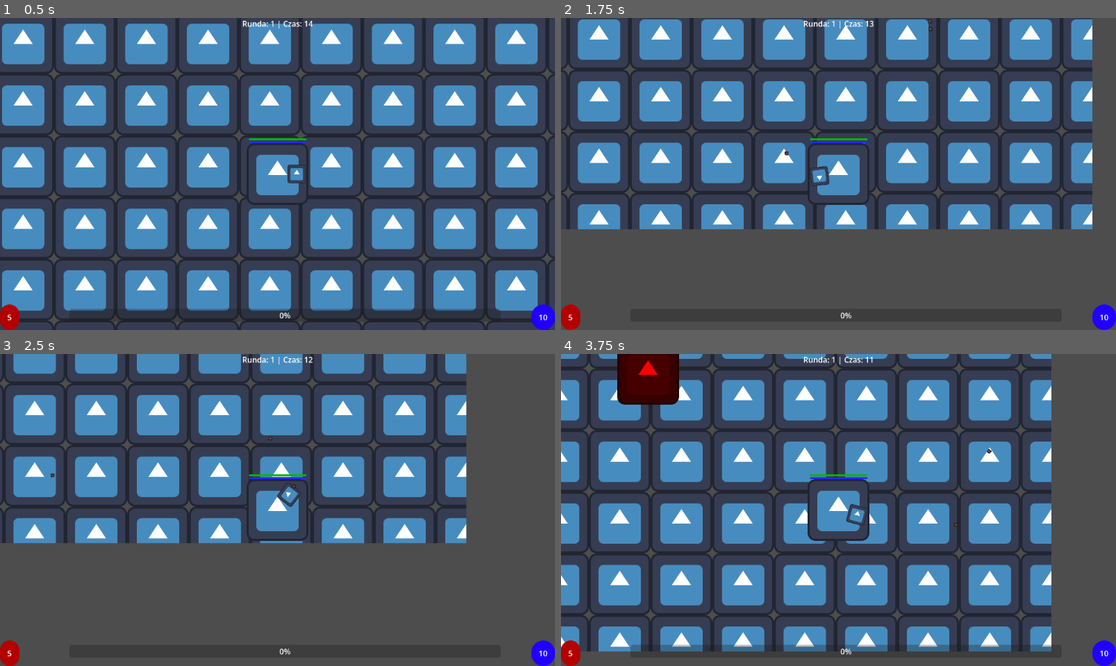
Above: before the commit, frames 1-4 (two rows, left to right).
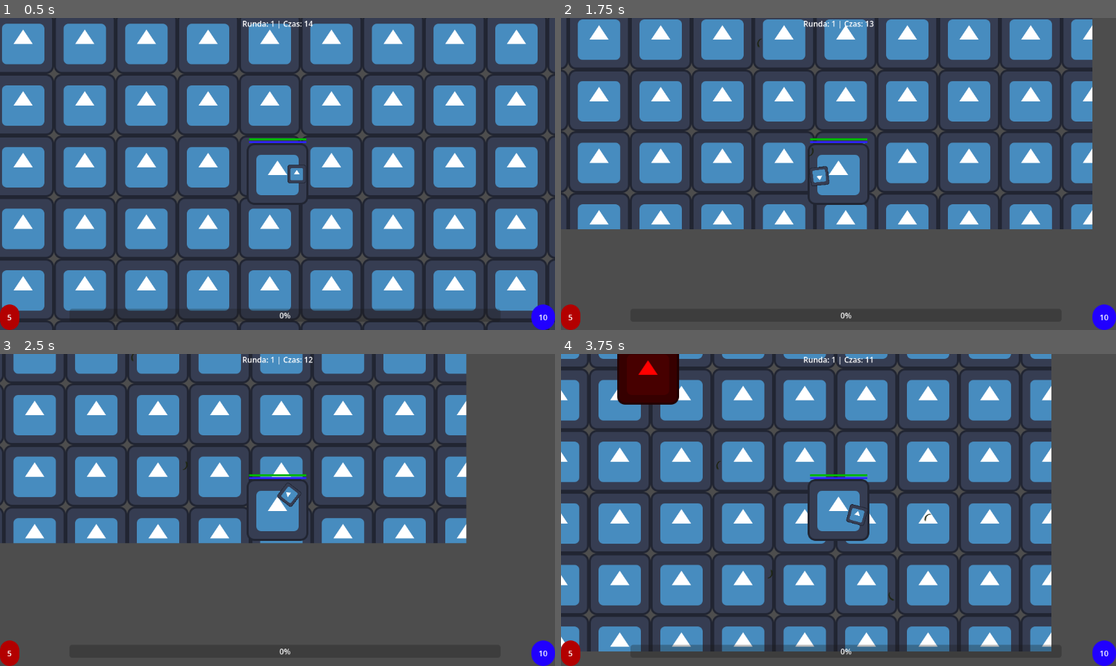
Above: after the commit, the same moments.

Repository: KuSorakai/licegra
Game: Godot game, scene res://Levels/world.tscn
The game is run twice, just before and just after one commit, with the same random seed, the same clock (stepped at 60 frames per second) and the same inputs. The engine's default icon, where the game draws it, is replaced by a stand-in: a white triangle on a blue panel in a dark square.
Inputs (mouse positions are in pixels of both pictures, inside the frame that each line leads up to):
- Up to frame 1 (0.5 s): no input
- Up to frame 2 (1.75 s): tap Enter at 0.5 s; move the mouse to (960, 158) at 0.52 s; press the mouse at (960, 158) at 0.53 s; hold D (move_right) 0.53-1.28 s; move the mouse to (727, 189) at 1.27 s; release the mouse at (727, 189) at 1.28 s; hold S (move_down) from 1.28 s (still down); tap Space (dash) at 1.35 s; click (727, 189) at 1.55 s
- Up to frame 3 (2.5 s): move the mouse to (333, 441) at 2.02 s; release S (move_down) at 2.03 s; press the mouse at (333, 441) at 2.03 s; hold D (move_right) from 2.03 s (still down)
- Up to frame 4 (3.75 s): move the mouse to (810, 572) at 2.77 s; release D (move_right) at 2.78 s; release the mouse at (810, 572) at 2.78 s; hold W (move_up) 2.78-3.53 s; click (810, 572) at 2.85 s; move the mouse to (1005, 556) at 3.52 s; press the mouse at (1005, 556) at 3.53 s; hold A (move_left) from 3.53 s (still down); tap Space (dash) at 3.6 s

Frame 1 is identical in both runs. In frame 2, less than 0.1% of the frame differs, in the area x 35-67%, y 0-45%; in frame 3, less than 0.1%; in frame 4, less than 0.1%, in the area x 27-78%, y 30-80%.
Error after the commit: Invalid assignment of property or key 'damage' with value of type 'float' on a base object of type 'Area2D (bullet.gd)'. (res://Entities/Player/player.gd:99)

Commit message:
dodanie sworda
0.1
dodanie sworda

Diff:
--- a/Entities/Player/player.gd
+++ b/Entities/Player/player.gd
@@ -75,8 +75,9 @@
 		add_exp(5) # Daje 5 EXP natychmiast
 
 func shoot() -> void:
-	if bullet_scene != null:
-		var bullet = bullet_scene.instantiate()
+	# SPRAWDZAMY CZY BROŃ MA PRZYPISANĄ SCENĘ POCISKU
+	if current_weapon.projectile_scene != null:
+		var bullet = current_weapon.projectile_scene.instantiate()
 		get_tree().root.add_child(bullet)
 		bullet.global_transform = muzzle.global_transform
 
@@ -97,6 +98,7 @@
 
 		bullet.damage = final_damage
 		bullet.max_range = final_range
+		bullet.max_pierce = current_weapon.piercing # PRZEKAZUJEMY PRZEBICIE!
 
 # Nasza nowa funkcja wykonująca unik
 func perform_dash() -> void:
--- /dev/null
+++ b/Entities/Projectiles/sword_slash.tscn
@@ -0,0 +1,16 @@
+[gd_scene format=3 uid="uid://byg7bpr547684"]
+
+[ext_resource type="Script" uid="uid://cig2xnc7tmckj" path="res://bullet.gd" id="1_cl6ki"]
+[ext_resource type="Texture2D" uid="uid://dqljifvgeflng" path="res://Assets/Graphics/SwordSlash.png" id="1_t08h3"]
+
+[node name="SwordSlash" type="Area2D" unique_id=567122159]
+script = ExtResource("1_cl6ki")
+
+[node name="Sprite2D" type="Sprite2D" parent="." unique_id=810060928]
+modulate = Color(0.11658011, 0.21988809, 0.32567757, 1)
+texture = ExtResource("1_t08h3")
+
+[node name="CollisionPolygon2D" type="CollisionPolygon2D" parent="." unique_id=2113540957]
+polygon = PackedVector2Array(16, -29, -1, -28, -19, -8, -21, 16, -11, 31, -12, 6, -11, -6, 1, -22)
+
+[connection signal="body_entered" from="." to="." method="_on_body_entered"]
--- a/Entities/bullet.gd
+++ b/Entities/bullet.gd
@@ -4,21 +4,27 @@
 var damage: float = 1.0 # Zmienna gotowa na przyjęcie ułamkowych danych z broni
 var max_range: float = 400.0 # Maksymalny zasięg z GDD
 var distance_traveled: float = 0.0 # Licznik przebytego dystansu
+# NOWE ZMIENNE DO PRZEBICIA
+var max_pierce: int = 1
+var pierced_count: int = 0
+var hit_enemies: Array = [] # Lista wrogów, którzy już dostali
 
 func _physics_process(delta: float) -> void:
 	# Obliczamy wektor ruchu w tej klatce
 	var movement = transform.x * speed * delta
 	position += movement
-
 	# Zwiększamy licznik przebytego dystansu
 	distance_traveled += movement.length()
-
 	# Jeśli pocisk przeleciał swój maksymalny zasięg, po prostu znika
 	if distance_traveled >= max_range:
 		queue_free()
 
 func _on_body_entered(body: Node2D) -> void:
-	if body.is_in_group("enemy"):
-		# Przekazujemy nasze obrażenia (float) do przeciwnika
+	if body.is_in_group("enemy") and not body in hit_enemies:
+		hit_enemies.append(body) # Zapisujemy "Ten już dostał!"
 		body.take_damage(damage)
-		queue_free()
+
+		pierced_count += 1
+		# Jeśli przebiliśmy maksymalną liczbę wrogów, pocisk znika
+		if pierced_count >= max_pierce:
+			queue_free()
--- a/Levels/world.tscn
+++ b/Levels/world.tscn
@@ -2,11 +2,9 @@
 
 [ext_resource type="Texture2D" uid="uid://da6ekqyyq3aam" path="res://Assets/Graphics/icon.svg" id="1_fj7yv"]
 [ext_resource type="PackedScene" uid="uid://b3fjkk3iqryfu" path="res://Entities/Player/player.tscn" id="2_tlwt5"]
-[ext_resource type="Resource" uid="uid://bug40rij86dhy" path="res://Resources/pistol.tres" id="3_ks8n1"]
+[ext_resource type="Resource" uid="uid://beltl8q68dngx" path="res://Resources/sword.tres" id="3_rljl1"]
 [ext_resource type="PackedScene" uid="uid://cjmc8vtj8tcf4" path="res://Entities/Enemies/enemy.tscn" id="3_tlwt5"]
-[ext_resource type="Script" uid="uid://dsw3ypyo66y1d" path="res://Resources/item_data.gd" id="3_vqnaq"]
 [ext_resource type="Script" uid="uid://b1rhhm3tx8pln" path="res://Levels/game_manager.gd" id="4_4dvsh"]
-[ext_resource type="Resource" uid="uid://qm7g6iveieq2" path="res://Resources/ring_of_power.tres" id="4_rljl1"]
 [ext_resource type="PackedScene" uid="uid://cfrumtbu1gxlm" path="res://Entities/Enemies/triangle.tscn" id="8_7ey7r"]
 [ext_resource type="PackedScene" uid="uid://dupcoa7fuq8gn" path="res://UI/level_up_screen.tscn" id="8_rljl1"]
 [ext_resource type="PackedScene" uid="uid://c24mg71h7wvp6" path="res://UI/game_over_screen.tscn" id="9_06jdw"]
@@ -58,8 +56,7 @@
 
 [node name="Player" parent="." unique_id=1561773624 instance=ExtResource("2_tlwt5")]
 position = Vector2(135, 65)
-starting_items = Array[ExtResource("3_vqnaq")]([ExtResource("4_rljl1")])
-current_weapon = ExtResource("3_ks8n1")
+current_weapon = ExtResource("3_rljl1")
 
 [node name="ArenaBounds" type="StaticBody2D" parent="." unique_id=1708048541]
 
--- a/Resources/pistol.tres
+++ b/Resources/pistol.tres
@@ -1,10 +1,12 @@
 [gd_resource type="Resource" script_class="WeaponData" format=3 uid="uid://bug40rij86dhy"]
 
+[ext_resource type="PackedScene" uid="uid://bbpib0xp8ud7" path="res://Entities/Projectiles/bullet.tscn" id="1_7j71y"]
 [ext_resource type="Script" uid="uid://0j0it5oiaiep" path="res://Resources/weapon_data.gd" id="1_tkhkc"]
 
 [resource]
 script = ExtResource("1_tkhkc")
 weapon_name = "Pistolet"
 attack_speed = 2.5
+projectile_scene = ExtResource("1_7j71y")
 tags = Array[String](["range", "projectile"])
 metadata/_custom_type_script = "uid://0j0it5oiaiep"
--- /dev/null
+++ b/Resources/sword.tres
@@ -0,0 +1,12 @@
+[gd_resource type="Resource" script_class="WeaponData" format=3 uid="uid://beltl8q68dngx"]
+
+[ext_resource type="Script" uid="uid://0j0it5oiaiep" path="res://Resources/weapon_data.gd" id="1_ngbdt"]
+[ext_resource type="PackedScene" uid="uid://byg7bpr547684" path="res://Entities/Projectiles/sword_slash.tscn" id="1_pk6ra"]
+
+[resource]
+script = ExtResource("1_ngbdt")
+weapon_name = "Miecz"
+range = 150.0
+projectile_scene = ExtResource("1_pk6ra")
+piercing = 99
+metadata/_custom_type_script = "uid://0j0it5oiaiep"
--- a/Resources/weapon_data.gd
+++ b/Resources/weapon_data.gd
@@ -7,6 +7,8 @@
 @export var base_attack: float = 1.0
 @export var attack_speed: float = 1.0
 @export var range: float = 400.0
+@export var projectile_scene: PackedScene # Wygląd pocisku/ataku
+@export var piercing: int = 1 # 1 = znika po 1 wrogu. 999 = tnie wszystkich!
 @export var projectiles: int = 1
 @export var crit_chance: float = 0.05 # 0.05 oznacza 5%
 @export var crit_multiplier: float = 1.5
--- /dev/null
+++ b/bullet.gd
@@ -0,0 +1,15 @@
+extends Area2D
+
+
+# Called when the node enters the scene tree for the first time.
+func _ready() -> void:
+	pass # Replace with function body.
+
+
+# Called every frame. 'delta' is the elapsed time since the previous frame.
+func _process(delta: float) -> void:
+	pass
+
+
+func _on_body_entered(body: Node2D) -> void:
+	pass # Replace with function body.
Binary file added: Assets/Graphics/SwordSlash.png
Not shown, added: Assets/Graphics/SwordSlash.png.import
Not shown, added: bullet.gd.uid
